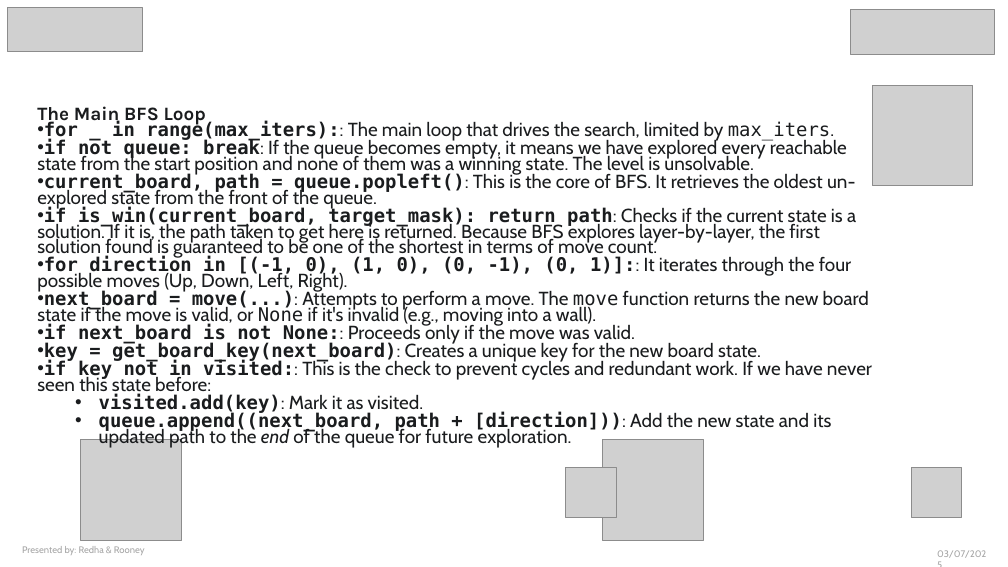
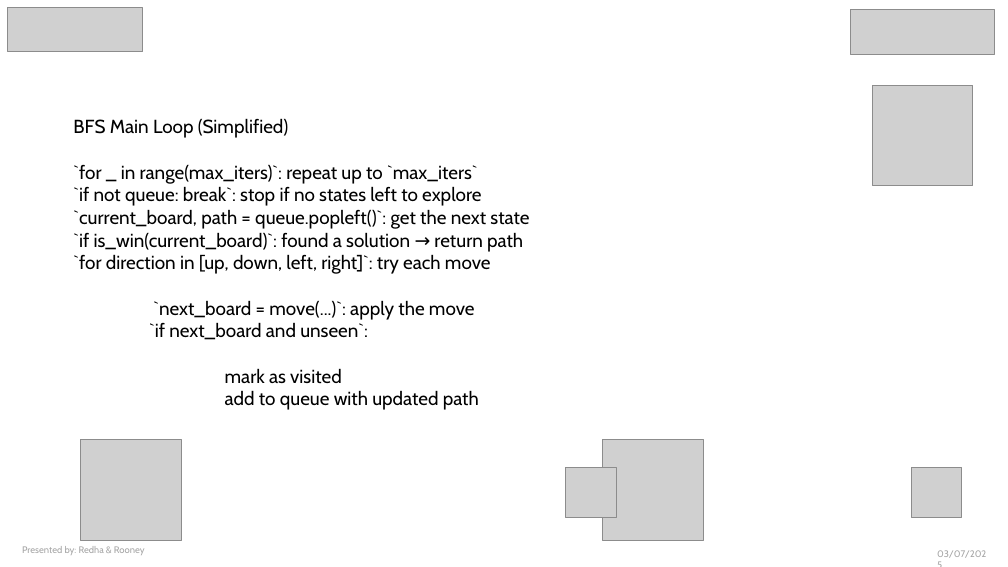
Before and after one commit to RedhaAGGOUN/auto-sokoban, a slide deck: slide 13 of Auto-Sokoban.pptx (slide 14 before the commit). Drawn at 1008x567 pixels with LibreOffice and Linux fonts; fonts in the diff are those of the drawing; grey boxes stand for pictures. Boxes give left, top, right and bottom in pixels: in the first picture for what was removed or moved away, otherwise in the second. Text is boxed around its words. In the diff, an @@ line names an element or a change of style, - is before the commit and + after.

```diff
--- a/Auto-Sokoban.pptx
+++ b/Auto-Sokoban.pptx
@@ text at [73, 118, 529, 410]: text changed; text colour #1A1C1E to #000000 @@
-The Main BFS Loop
-• for _ in range(max_iters):: The main loop that drives the search, limited by max_iters.
-• if not queue: break: If the queue becomes empty, it means we have explored every reachable state from the start position and none of them was a winning state. The level is unsolvable.
-• current_board, path = queue.popleft(): This is the core of BFS. It retrieves the oldest un-explored state from the front of the queue.
-• if is_win(current_board, target_mask): return path: Checks if the current state is a solution. If it is, the path taken to get here is returned. Because BFS explores layer-by-layer, the first solution found is guaranteed to be one of the shortest in terms of move count.
-• for direction in [(-1, 0), (1, 0), (0, -1), (0, 1)]:: It iterates through the four possible moves (Up, Down, Left, Right).
-• next_board = move(...): Attempts to perform a move. The move function returns the new board state if the move is valid, or None if it's invalid (e.g., moving into a wall).
-• if next_board is not None:: Proceeds only if the move was valid.
-• key = get_board_key(next_board): Creates a unique key for the new board state.
-• if key not in visited:: This is the check to prevent cycles and redundant work. If we have never seen this state before:
-  • visited.add(key): Mark it as visited.
-  • queue.append((next_board, path + [direction])): Add the new state and its updated path to the end of the queue for future exploration.
+BFS Main Loop (Simplified)
+`for _ in range(max_iters)`: repeat up to `max_iters`
+`if not queue: break`: stop if no states left to explore
+`current_board, path = queue.popleft()`: get the next state
+`if is_win(current_board)`: found a solution → return path
+`for direction in [up, down, left, right]`: try each move
+`next_board = move(...)`: apply the move
+`if next_board and unseen`:
+mark as visited
+add to queue with updated path
```
Also in this commit, not shown: 4 other slides changed, 1 slide removed.
